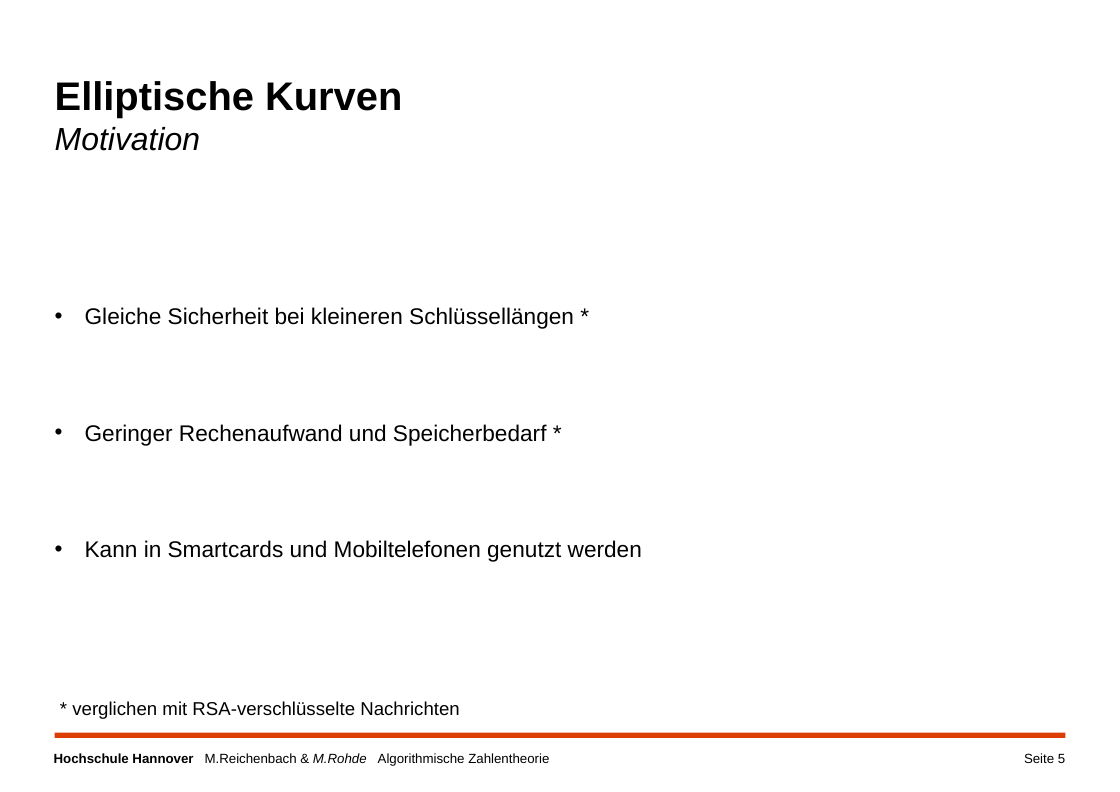
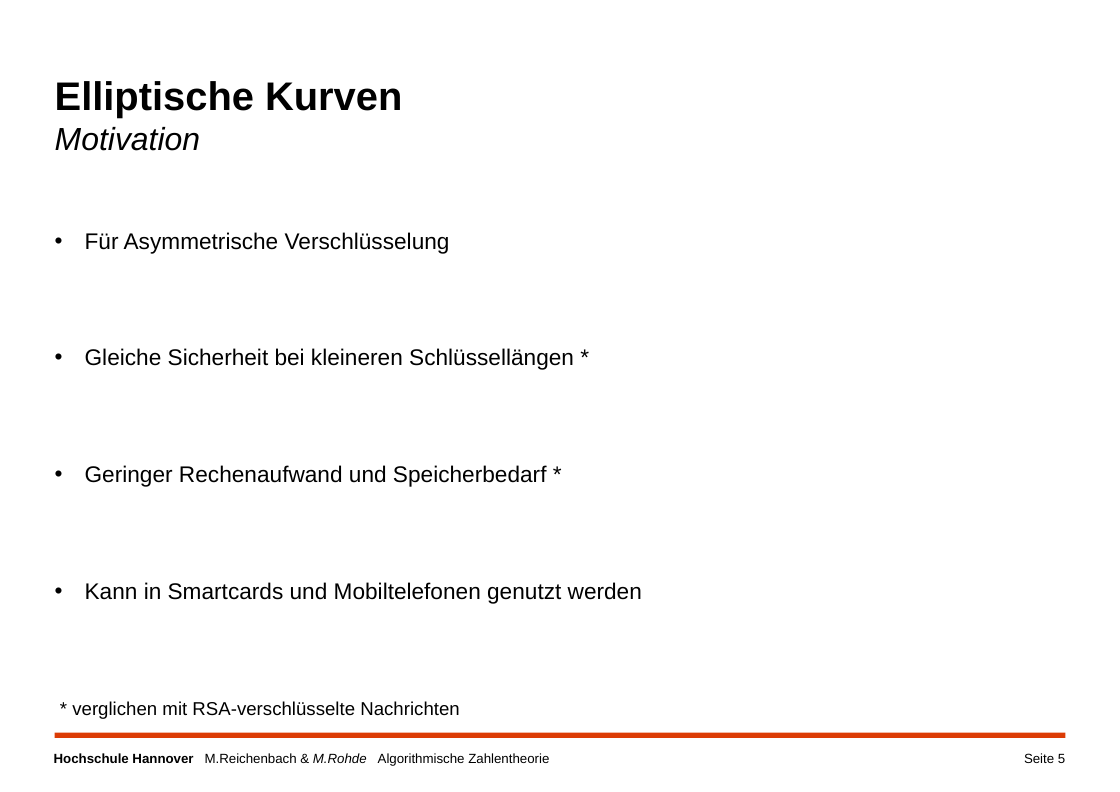
Before and after one commit to MReichenbach/SeminarAK, a slide deck: slide 5 of Präsentation/Algorithmische Zahlentheorie Präsentation v.0.6.pptx. Drawn at 1120x792 pixels with LibreOffice and Linux fonts; fonts in the diff are those of the drawing; background and template pictures are left out. Boxes give left, top, right and bottom in pixels: in the first picture for what was removed or moved away, otherwise in the second. Text is boxed around its words. In the diff, an @@ line names an element or a change of style, - is before the commit and + after.

```diff
--- a/Präsentation/Algorithmische Zahlentheorie Präsentation v.0.6.pptx
+++ b/Präsentation/Algorithmische Zahlentheorie Präsentation v.0.6.pptx
@@ text at (85, 232, 450, 254): paragraph added @@
+• Für Asymmetrische Verschlüsselung
```
Also in this commit, not shown: 1 other slide changed, 1 slide added.
